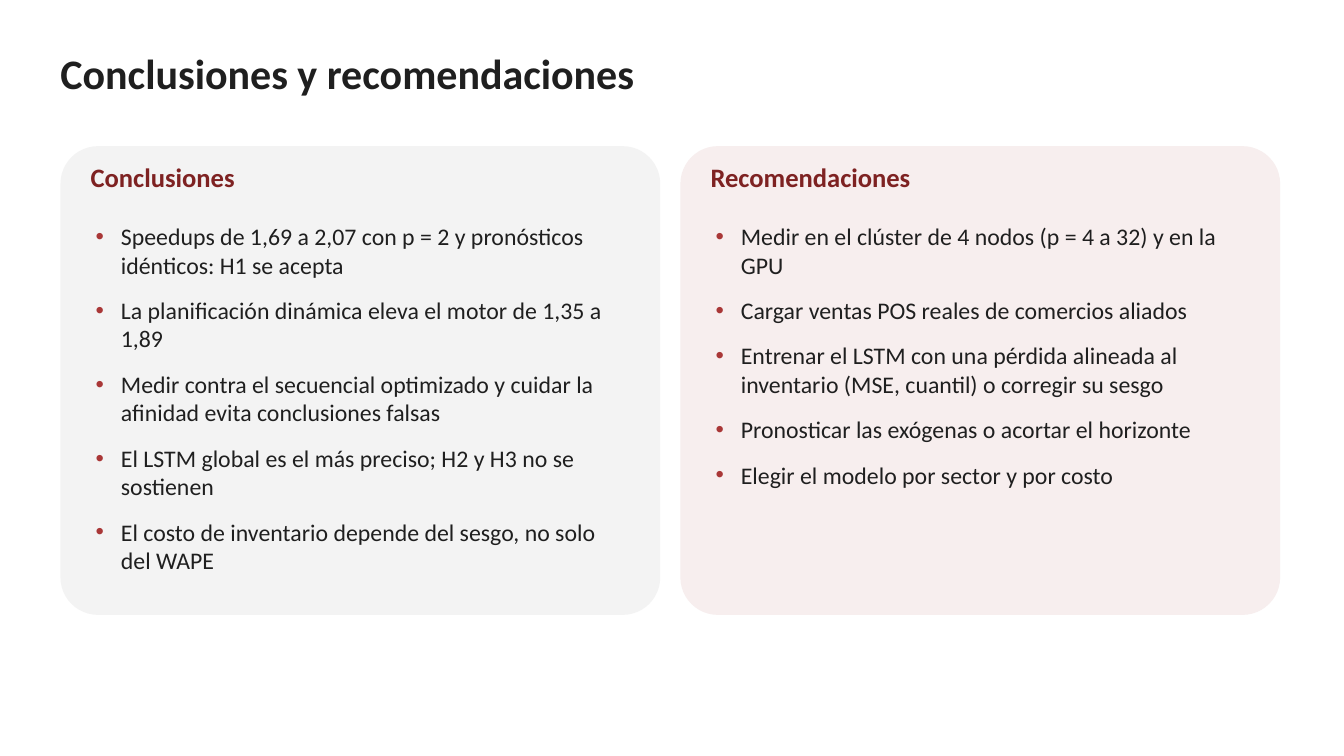
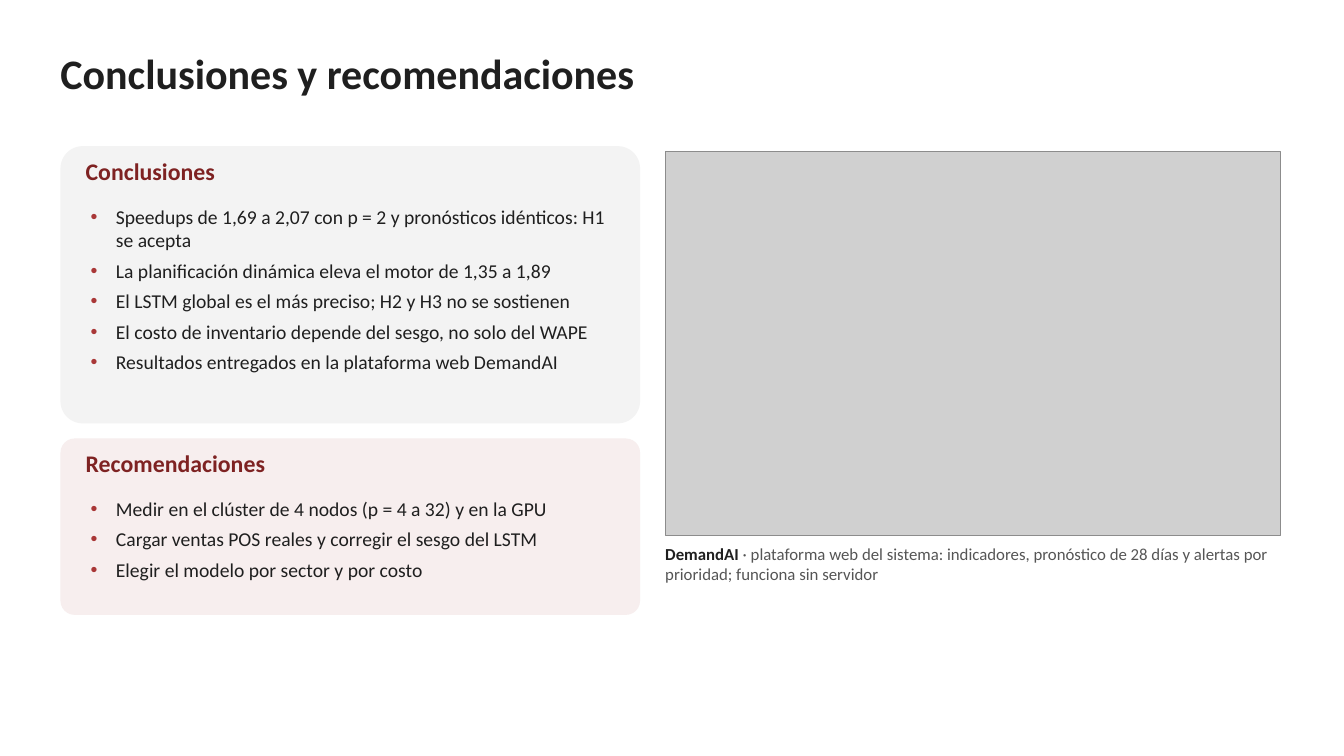
Before and after one commit to ImSebass/Sistema-prediccion, a slide deck: slide 15 of 04_Presentacion/Presentacion_Proyecto_Final.pptx. Drawn at 1344x756 pixels with LibreOffice and Linux fonts; fonts in the diff are those of the drawing; grey boxes stand for pictures; background and template pictures are left out. Boxes give left, top, right and bottom in pixels: in the first picture for what was removed or moved away, otherwise in the second. Text is boxed around its words. In the diff, an @@ line names an element or a change of style, - is before the commit and + after.

```diff
--- a/04_Presentacion/Presentacion_Proyecto_Final.pptx
+++ b/04_Presentacion/Presentacion_Proyecto_Final.pptx
@@ rounded rectangle resized from (x1=60, y1=146, x2=660, y2=615) to (x1=60, y1=146, x2=640, y2=423) @@
@@ text "Conclusiones" at (x1=86, y1=163, x2=215, y2=180): size 19 to 17 pt @@
@@ picture added at (x1=665, y1=151, x2=1280, y2=535) @@
@@ text "Speedups de 1,69 a 2,07 ..." moved from (x1=121, y1=228, x2=601, y2=569) to (x1=116, y1=210, x2=604, y2=373) @@
@@ text at (x1=116, y1=210, x2=604, y2=343): size 17 to 14 pt in "Speedups de 1,69 a 2,07 con p ...", "La planificación dinámica eleva el motor de ...", "El LSTM global es el más preciso; ...", "El costo de inventario depende del sesgo, ..."; less space between paragraphs @@
@@ text at (x1=116, y1=355, x2=558, y2=373): paragraph added @@
+• Resultados entregados en la plataforma web DemandAI
@@ text at (x1=121, y1=376, x2=593, y2=421): paragraph removed @@
-• Medir contra el secuencial optimizado y cuidar la afinidad evita conclusiones falsas
@@ rounded rectangle resized from (x1=681, y1=146, x2=1280, y2=615) to (x1=60, y1=439, x2=640, y2=615) @@
@@ text "Recomendaciones" at (x1=86, y1=455, x2=265, y2=472): size 19 to 17 pt @@
@@ text "Recomendaciones" moved from (x1=711, y1=168, x2=911, y2=187) to (x1=86, y1=455, x2=265, y2=472) @@
@@ text "Medir en el clúster de ..." moved from (x1=741, y1=227, x2=1216, y2=488) to (x1=116, y1=502, x2=546, y2=581) @@
@@ text at (x1=116, y1=502, x2=546, y2=581): size 17 to 14 pt in "Medir en el clúster de 4 nodos ...", "Elegir el modelo por sector y por ..."; less space between paragraphs @@
@@ text at (x1=116, y1=532, x2=537, y2=550): text changed; size 17 to 14 pt @@
-• Cargar ventas POS reales de comercios aliados
-• Entrenar el LSTM con una pérdida alineada al inventario (MSE, cuantil) o corregir su sesgo
-• Pronosticar las exógenas o acortar el horizonte
+• Cargar ventas POS reales y corregir el sesgo del LSTM
@@ text added at (x1=665, y1=548, x2=1268, y2=583), 12 pt, text #555555 @@
+DemandAI · plataforma web del sistema: indicadores, pronóstico de 28 días y alertas por prioridad; funciona sin servidor
```
Also in this commit, not shown: 6 other files.
